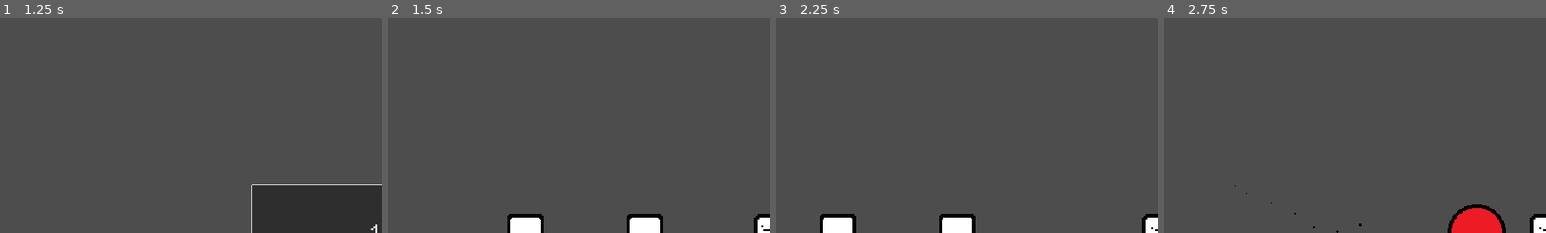
Above: before the commit, frames 1-4 (left to right).
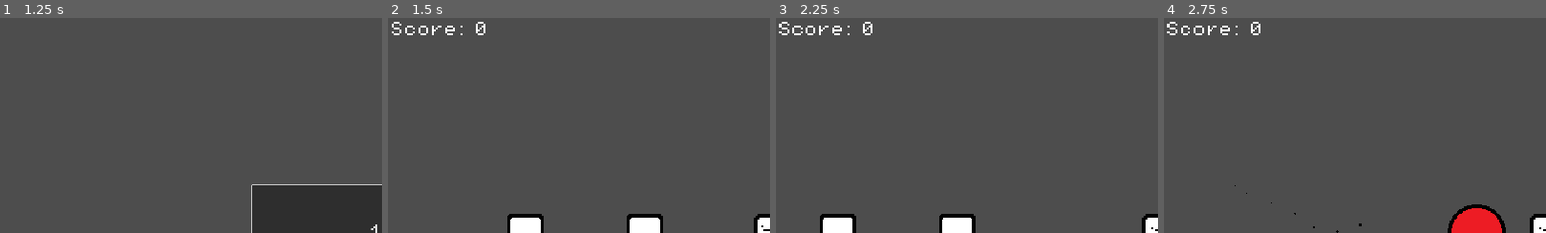
Above: after the commit, the same moments.

Repository: hugobiella/bit-memory
Game: Godot game, scene res://scenes/game.tscn
The game is run twice, just before and just after one commit, with the same random seed, the same clock (stepped at 60 frames per second) and the same inputs.
Inputs (mouse positions are % of the whole screen's width and height, from its top left):
- Up to frame 1 (1.25 s): click (50, 50) at 0.52 s; type "12" at 0.6 s
- Up to frame 2 (1.5 s): click "ok" at 1.25 s
- Up to frame 3 (2.25 s): tap Enter at 2 s; hold D (move_right) from 2.03 s (still down); hold E (interact) from 2.03 s (still down)
- Up to frame 4 (2.75 s): keep holding D (move_right); keep holding E (interact)
The pictures show only the part of the screen within x 0-50%, y 0-50%; the shares and areas given below are measured in that part.

Frame 1 is identical in both runs. In frame 2, 0.4% of the frame differs, in the area x 1-26%, y 1-8%; in frame 3, 0.4%, in the area x 0-26%, y 1-8%; in frame 4, 0.4%.

Commit message:
big updates and score!

Diff:
--- a/new-game-project/project.godot
+++ b/new-game-project/project.godot
@@ -24,7 +24,6 @@
 
 window/size/viewport_width=480
 window/size/viewport_height=270
-window/size/mode=2
 window/size/window_width_override=1920
 window/size/window_height_override=1080
 window/stretch/mode="canvas_items"
--- a/new-game-project/scenes/game.tscn
+++ b/new-game-project/scenes/game.tscn
@@ -1,7 +1,8 @@
-[gd_scene load_steps=5 format=3 uid="uid://c2s5725v4o3c8"]
+[gd_scene load_steps=6 format=3 uid="uid://c2s5725v4o3c8"]
 
 [ext_resource type="PackedScene" uid="uid://dpf6de5imqxlt" path="res://scenes/player.tscn" id="1_1hgf2"]
 [ext_resource type="Script" path="res://scenes/game.gd" id="1_fpu7j"]
+[ext_resource type="Script" path="res://scenes/score_label.gd" id="3_0qtxr"]
 [ext_resource type="PackedScene" uid="uid://bf2r4iw1hqxy7" path="res://scenes/package_generator.tscn" id="3_xmbt7"]
 [ext_resource type="PackedScene" uid="uid://cscqtspqth4ol" path="res://scenes/score_generator.tscn" id="4_00sjm"]
 
@@ -13,6 +14,15 @@
 [node name="Camera2D" type="Camera2D" parent="player"]
 zoom = Vector2(0.2, 0.2)
 
+[node name="ScoreLabel" type="Label" parent="player/Camera2D"]
+offset_left = -797.0
+offset_top = -443.0
+offset_right = -593.0
+offset_bottom = -411.0
+theme_override_font_sizes/font_size = 32
+text = "Score: 0"
+script = ExtResource("3_0qtxr")
+
 [node name="PackageGenerator3" parent="." instance=ExtResource("3_xmbt7")]
 position = Vector2(-256, 0)
 
--- a/new-game-project/scenes/score_area.tscn
+++ b/new-game-project/scenes/score_area.tscn
@@ -1,7 +1,8 @@
-[gd_scene load_steps=5 format=3 uid="uid://e1hitv2dch32"]
+[gd_scene load_steps=6 format=3 uid="uid://e1hitv2dch32"]
 
 [ext_resource type="Script" path="res://scripts/score_area.gd" id="1_dbb75"]
 [ext_resource type="Texture2D" uid="uid://b4lw2sc5be02j" path="res://sprites/area.png" id="1_m6upy"]
+[ext_resource type="Texture2D" uid="uid://m35phn67grif" path="res://sprites/area_check.png" id="2_rxk41"]
 [ext_resource type="PackedScene" uid="uid://cl5u6lvv782y0" path="res://scenes/effects/explosion.tscn" id="3_sfytd"]
 
 [sub_resource type="CircleShape2D" id="CircleShape2D_igsav"]
@@ -20,7 +21,11 @@
 position = Vector2(1, 1)
 shape = SubResource("CircleShape2D_igsav")
 
-[node name="Sprite2D" type="Sprite2D" parent="."]
+[node name="uncheck" type="Sprite2D" parent="."]
+scale = Vector2(2.5, 2.5)
+texture = ExtResource("2_rxk41")
+
+[node name="check" type="Sprite2D" parent="."]
 scale = Vector2(2.5, 2.5)
 texture = ExtResource("1_m6upy")
 
--- /dev/null
+++ b/new-game-project/scenes/score_label.gd
@@ -0,0 +1,3 @@
+extends Label
+func _process(delta):
+	text = "Score: %s" % Globals.score
--- a/new-game-project/scripts/package.gd
+++ b/new-game-project/scripts/package.gd
@@ -19,18 +19,21 @@
 		player.drop_object()
 		Globals.being_carried = false
 
+var virtual_address = 0
+var page_number = 0
+var offset = 0
 var page_table = {}
+
 func _generate_virtual_address():
-	var virtual_address = randi() % 0xFFFFFFFF
-	var page_number = virtual_address >> 12
+	virtual_address = randi() % 0xFFFFFFFF
+	page_number = virtual_address >> 12
 	if page_number not in page_table:
 		page_table[page_number] = randi() % 0xFFFFF
-	var offset = virtual_address & 0xFFF
+	offset = virtual_address & 0xFFF
 	var physical_address = (page_table[page_number] << 12) | offset
 	Globals.virtual_address_array.append(virtual_address)
 	Globals.physical_address_array.append(physical_address)
 	label.text = "0x%X" % virtual_address
-	#print("virtual_address: 0x%X" % virtual_address)
-	#print("physical_address: 0x%X" % physical_address)
-	#for value in Globals.physical_address_array:
-		#print("0x%X" % value)
+
+func get_offset():
+	return offset
--- a/new-game-project/scripts/score_area.gd
+++ b/new-game-project/scripts/score_area.gd
@@ -2,30 +2,44 @@
 
 @onready var explosion = $Explosion
 @onready var label = $Label
+@onready var uncheck_sprite = $uncheck
+@onready var check_sprite = $check
 
 func _ready():
 	label.add_theme_color_override("font_color", Color(0, 0, 0))
 	label.position.y = 70
 	label.position.x = -70
 	label.show()
+	uncheck_sprite.visible = false   # Certifique-se de que uncheck está visível
+	check_sprite.visible = true      # Verifique que check está escondido inicialmente
 	var physical_address = get_random_physical_address()
 	label.text = "0x%X" % physical_address
 
+var virtual_offset
+var physical_offset
+var body_script
+
 func _on_body_entered(body):
 	if body is RigidBody2D:
-		explosion.explode()
-		Globals.package_exploded = true
-		Globals.add_points(10)
-		print("deleting package...")
-		Globals.being_carried = false
-		body.queue_free()
+		body_script = body.get_script()
+		virtual_offset = body.get_offset()
+		if virtual_offset == physical_offset:
+			explosion.explode()
+			Globals.package_exploded = true
+			Globals.add_points(10)
+			print("deleting package...")
+			Globals.being_carried = false
+			body.queue_free()
+			update_sprite_visibility()
+			label.text = ""
+
+func update_sprite_visibility():
+	uncheck_sprite.visible = true
+	check_sprite.visible = false
 
 func get_random_physical_address():
-	if Globals.physical_address_array.size() == 0:
-		print("No more physical addresses available.")
-		return 0
-
 	var random_index = randi() % Globals.physical_address_array.size()
 	var address = Globals.physical_address_array[random_index]
 	Globals.physical_address_array.remove_at(random_index)
+	physical_offset = address & 0xFFF
 	return address
Binary file added: new-game-project/sprites/area_check.png
Not shown, added: new-game-project/sprites/area_check.png.import
